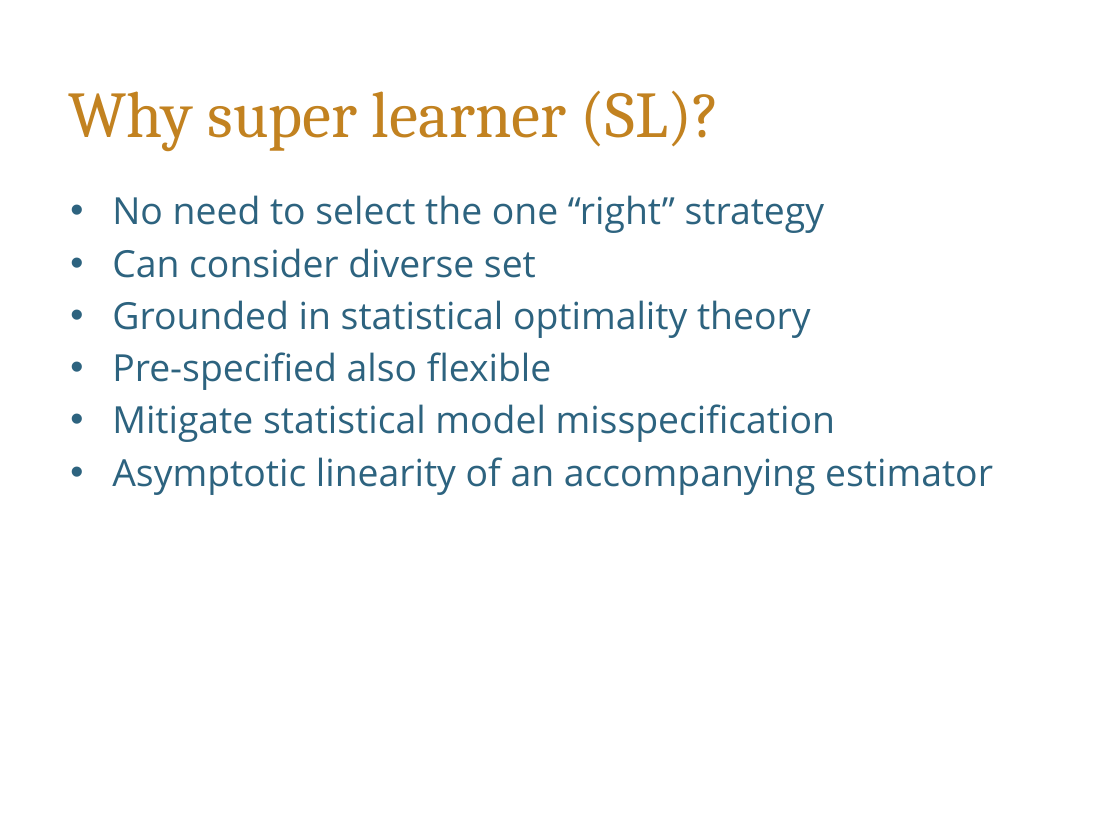
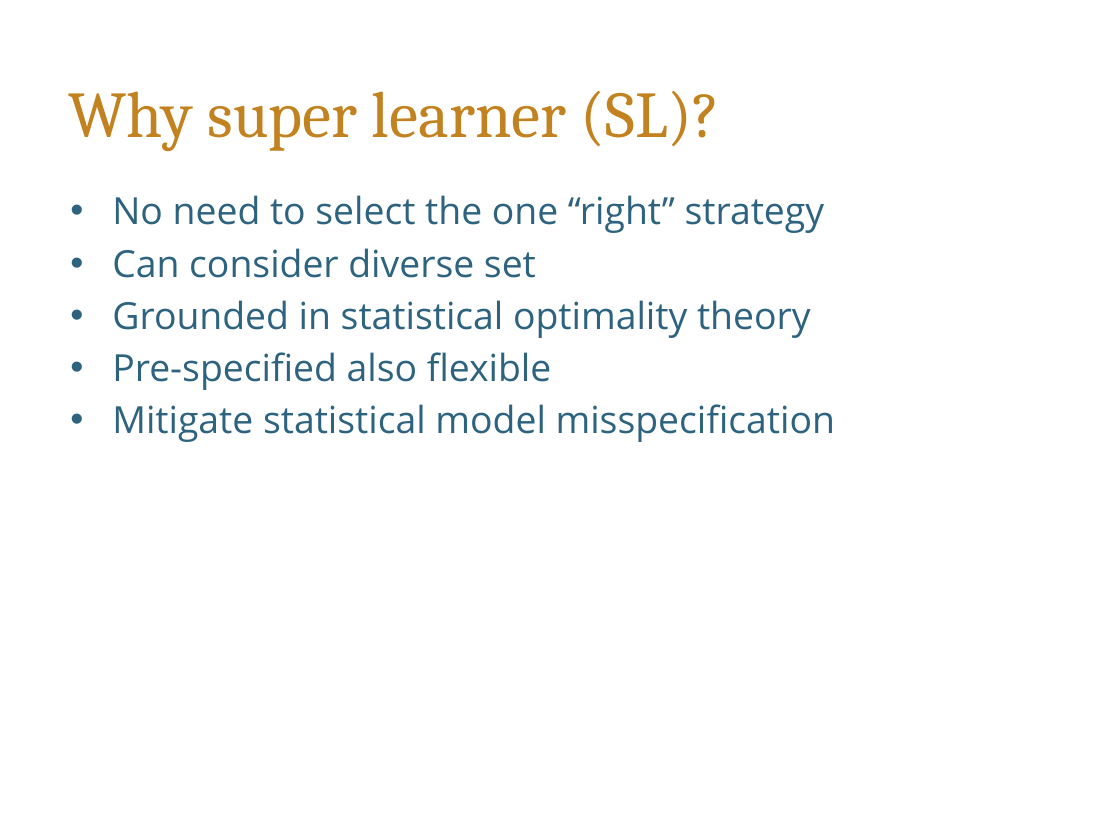
Before and after one commit to tlverse/enar2023-workshop, a slide deck: slide 11 of slides/SL.pptx. Drawn at 1120x840 pixels with LibreOffice and Linux fonts; fonts in the diff are those of the drawing; background and template pictures are left out. Boxes give left, top, right and bottom in pixels: in the first picture for what was removed or moved away, otherwise in the second. Text is boxed around its words. In the diff, an @@ line names an element or a change of style, - is before the commit and + after.

Commit message:
update SL slides

```diff
--- a/slides/SL.pptx
+++ b/slides/SL.pptx
@@ text at (x1=112, y1=457, x2=993, y2=495): paragraph removed @@
-• Asymptotic linearity of an accompanying estimator
```
Also in this commit, not shown: 1 slide removed, 1 other file.
